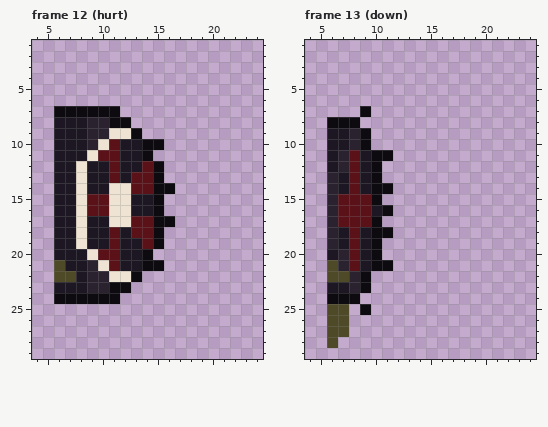
A pixel-art file gets an edit: assets/source/characters/rot_sticker/rot_01.ase. The picture above was drawn from the file before the commit.
32x32 pixels, 15 frames. Shown: frame 12 (hurt): x 4..24, y 1..29; frame 13 (down): x 4..24, y 1..29. The commit also changed other frames, which this record leaves out.
And afterwards:
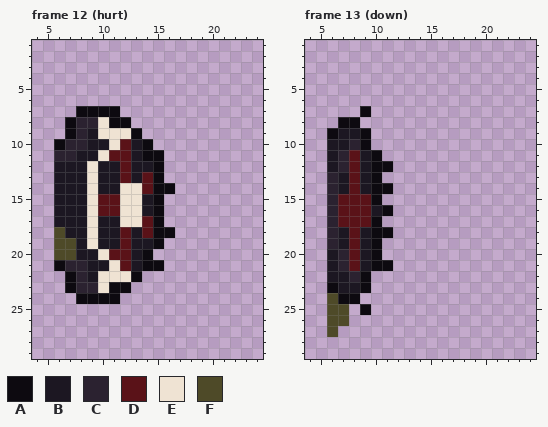
Palette (. is transparent): A #0d0a10  B #1c1722  C #2b2230  D #5a1218  E #efe3d3  F #4e4a28
Change:
Frame 12 (hurt):
Colour A now appears in row 11 at x 15; in row 18 at x 16.
The author changed colour B to colour A in rows 8 to 9 at x 7; in row 10 at x 6; in row 23 at x 7.
The author changed colour F to colour A in row 21 at x 6; in row 22 at x 7.
The author changed colour C to colour B in rows 9 to 10 at x 9; in rows 21 to 22 at x 9.
The author changed colour D to colour B in row 12 at x 11 and 14; in row 13 at x 11 and 13; in row 18 at x 11 and 13; in row 19 at x 11 and 14.
The author changed colour E to colour B in row 10 at x 10; in row 11 at x 9; in rows 12 to 13 at x 8; in row 14 at x 8 and 11; in rows 15 to 16 at x 8; in row 17 at x 8 and 11.
The author changed colour E to colour B in rows 18 to 19 at x 8; in row 20 at x 9; in row 21 at x 10.
The author changed colour B to colour C in rows 8 to 9 at x 8; in row 10 at x 7 to 8; in row 11 at x 6 to 7; in row 21 at x 7 to 8; in rows 22 to 23 at x 8.
The author changed colour B to colour D in rows 10 to 13 at x 12; in rows 18 to 21 at x 12.
The author changed colour E to colour D in rows 15 to 16 at x 11.
The author changed colour B to colour E in rows 12 to 14 at x 9; in rows 15 to 16 at x 13; in rows 17 to 19 at x 9.
The author changed colour C to colour E in rows 8 to 9 at x 10; in rows 22 to 23 at x 10.
The author changed colour D to colour E in row 10 at x 11; in row 11 at x 10; in row 14 at x 13; in rows 15 to 16 at x 9; in row 17 at x 13; in row 20 at x 10.
The author changed colour D to colour E in row 21 at x 11.
The author changed colour B to colour F in row 18 at x 6; in rows 19 to 20 at x 6 to 7.
Colour A is gone in row 7 at x 6 to 7; in row 10 at x 15; in row 17 at x 16; in row 24 at x 6 to 7.
Colour B is gone in rows 8 to 9 at x 6; in row 23 at x 6.
Colour F is gone in row 22 at x 6.
Frame 13 (down):
Colour A now appears in row 12 at x 11.
The author changed colour B to colour A in row 9 at x 6; in row 23 at x 6.
The author changed colour C to colour B in row 9 at x 8; in row 23 at x 8.
The author changed colour F to colour B in row 21 at x 6; in row 22 at x 6 to 7.
The author changed colour A to colour F in row 24 at x 6.
Colour A is gone in row 8 at x 6; in row 11 at x 11.
Colour F is gone in row 27 at x 7; in row 28 at x 6.
Pixel boxes of the changes (left, top, right, bottom) in both pictures:
changed: (54, 106, 175, 304)
changed: (327, 117, 393, 172)
changed: (327, 260, 360, 348)
